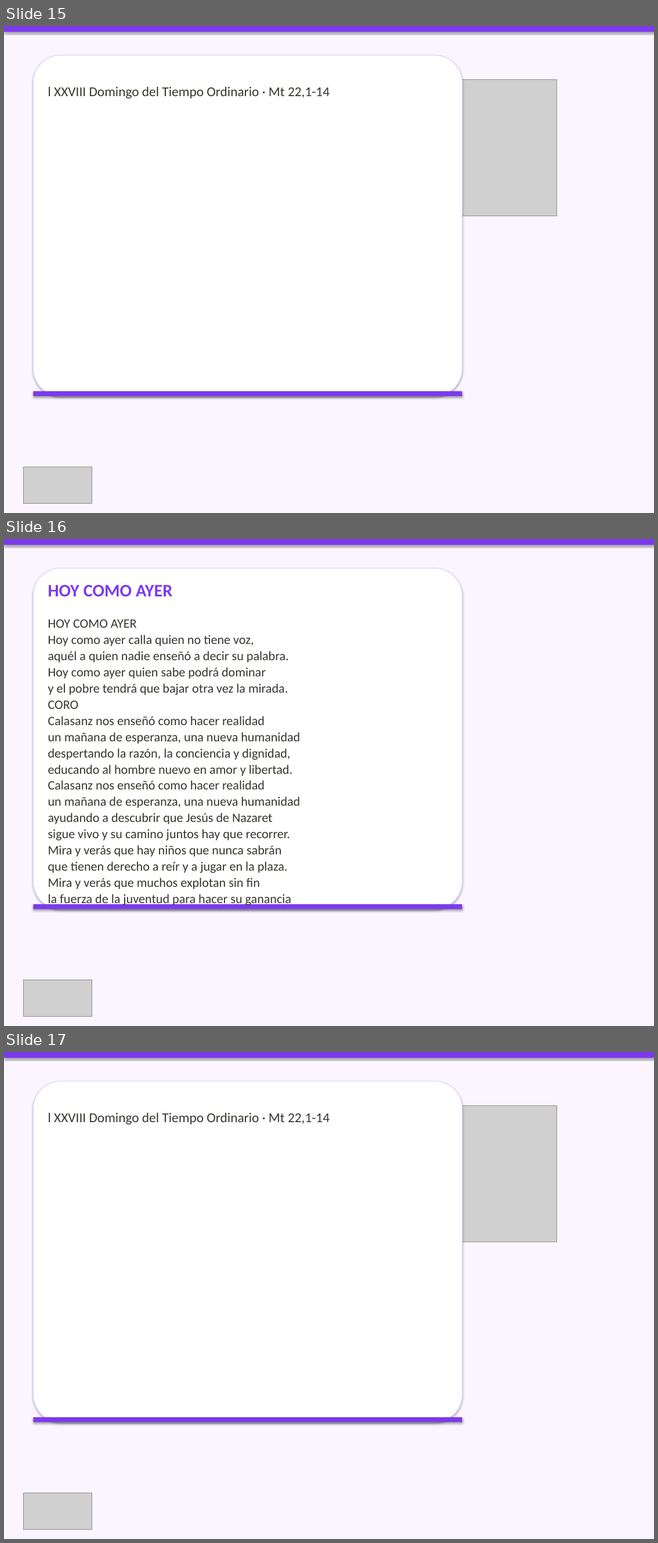
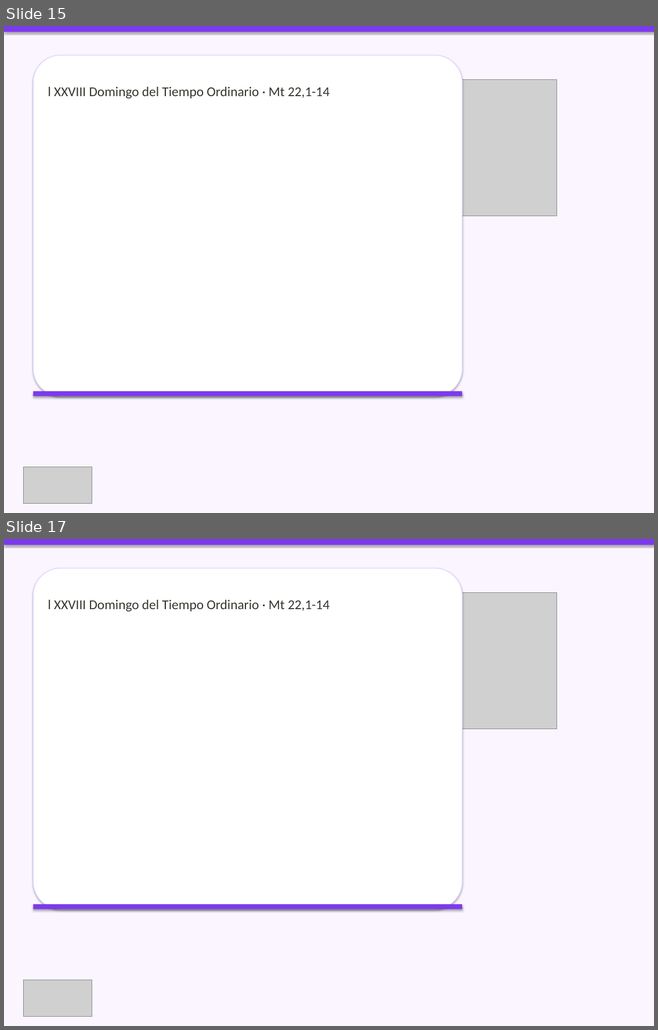
Before and after one commit to CC5M5/CCE-M5, a slide deck: presentaciones_html/2026-10-11_presentacion/2026-10-11_presentacion.pptx. Shown one above the other, each under a label of ours: slides 15, 16 and 17 before the commit, slides 15 and 17 after it; the slides between them are not shown. The pictures are 658x1543 and 658x1030 pixels, drawn with LibreOffice and Linux fonts; fonts in the diff are those of the drawing; grey boxes stand for pictures. Boxes give left, top, right and bottom in pixels: in the first picture for what was removed or moved away, otherwise in the second. Text is boxed around its words. In the diff, an @@ line names an element or a change of style, - is before the commit and + after.

Commit message:
deploy: presentación 2026-10-11 con El Señor es mi Pastor + auto-rebuild
- Actualiza bundle PPTX/HTML/PDF del 2026-10-11 con asignación correcta:
  entrada=AL CALOR DE LA PALABRA, salmo=El Señor es mi Pastor, comunion=El Señor es mi Pastor.
- Añade slides de catálogo cancion_109 y cancion_11.
- Incluye mejoras de auto-rebuild al crear/editar canciones.
- Actualiza datos exportados para web (canciones, momentos, presentaciones).

```diff
--- a/presentaciones_html/2026-10-11_presentacion/2026-10-11_presentacion.pptx
+++ b/presentaciones_html/2026-10-11_presentacion/2026-10-11_presentacion.pptx
@@ slide 16 removed at [4,539,654,1026], background #FAF5FF @@
@@ rectangle removed at [4,539,654,545] @@
@@ rounded rectangle removed at [33,568,462,910] @@
@@ text removed at [48,585,300,907] @@
-HOY COMO AYER
-HOY COMO AYER
-Hoy como ayer calla quien no tiene voz,
-aquél a quien nadie enseñó a decir su palabra.
-Hoy como ayer quien sabe podrá dominar
-y el pobre tendrá que bajar otra vez la mirada.
-CORO
-Calasanz nos enseñó como hacer realidad
-un mañana de esperanza, una nueva humanidad
-despertando la razón, la conciencia y dignidad,
-educando al hombre nuevo en amor y libertad.
-Calasanz nos enseñó como hacer realidad
-un mañana de esperanza, una nueva humanidad
-ayudando a descubrir que Jesús de Nazaret
-sigue vivo y su camino juntos hay que recorrer.
-Mira y verás que hay niños que nunca sabrán
-que tienen derecho a reír y a jugar en la plaza.
-Mira y verás que muchos explotan sin fin
-la fuerza de la juventud para hacer su ganancia
@@ rectangle removed at [33,904,462,910] @@
@@ picture removed at [24,980,92,1016] @@
```
Also in this commit, not shown: 4 slides changed, 7 slides added, 6 other slides removed, 18 other files.
